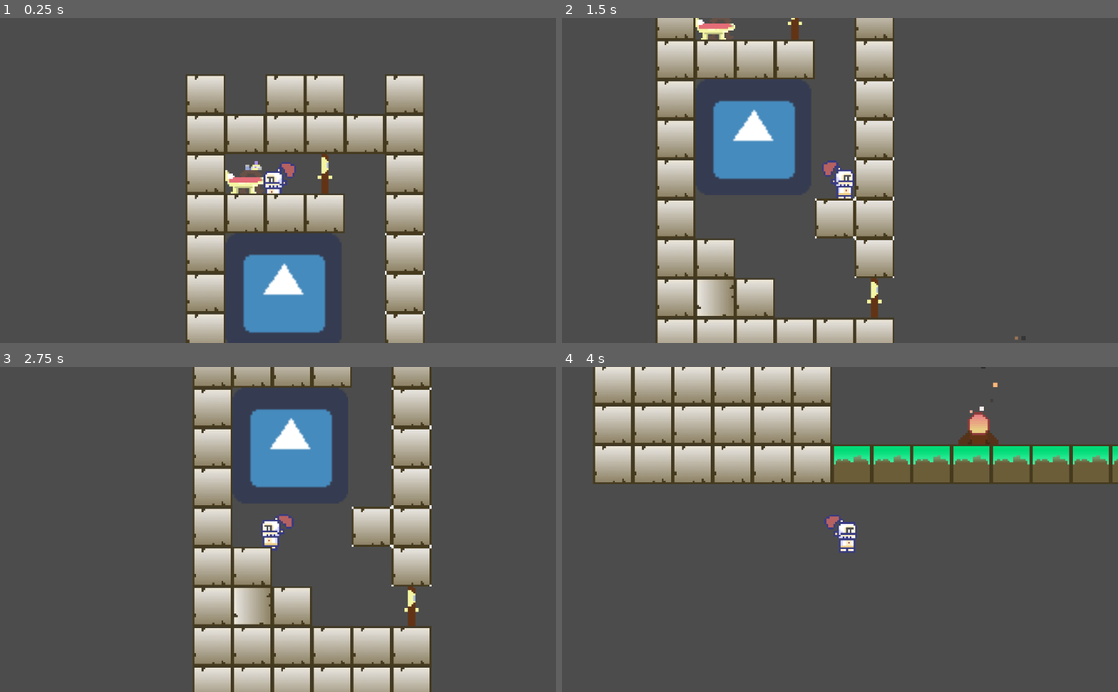
Above: before the commit, frames 1-4 (two rows, left to right).
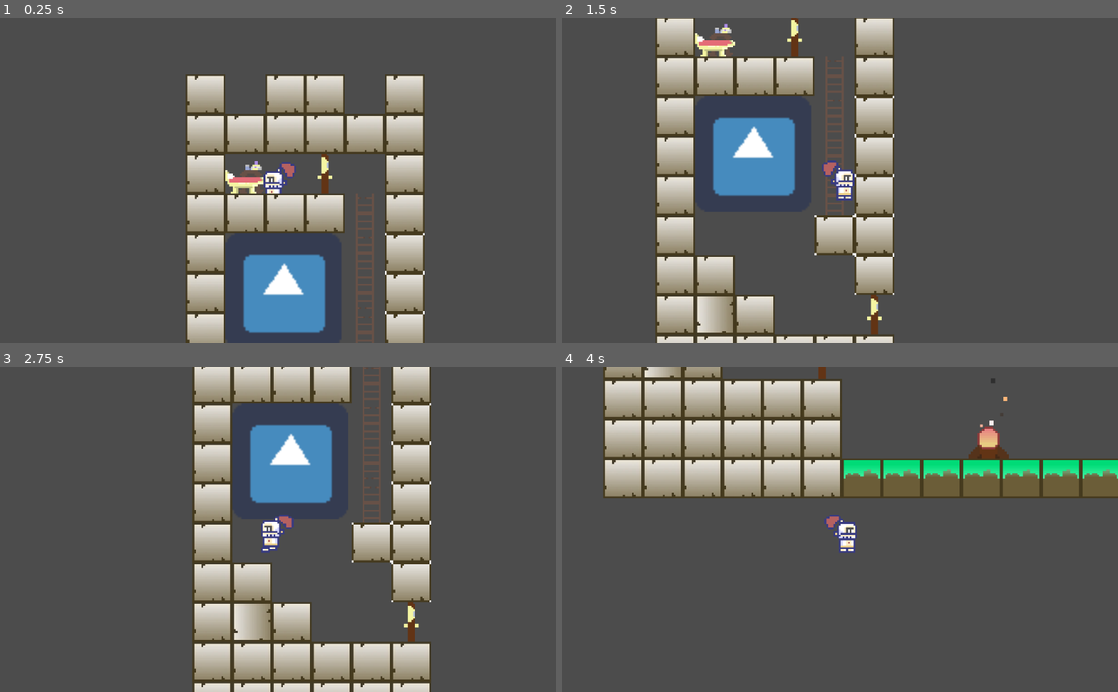
Above: after the commit, the same moments.

Repository: ltjastad/liamproject1
Game: Godot game, scene res://scenes/maingame/game.tscn
Same seed, same stepped clock (60 frames per second), same inputs: the game is played once before the commit and once after it. The engine's default icon, where the game draws it, is replaced by a stand-in: a white triangle on a blue panel in a dark square.
Inputs:
- Up to frame 1 (0.25 s): no input
- Up to frame 2 (1.5 s): hold Right (ui_right) from 0.53 s (still down); tap Up (ui_up) at 0.77 s
- Up to frame 3 (2.75 s): tap Up (ui_up) at 1.52 s; release Right (ui_right) at 2.03 s; hold Left (ui_left) from 2.03 s (still down)
- Up to frame 4 (4 s): release Left (ui_left) at 2.78 s; hold Right (ui_right) from 2.78 s (still down); tap Up (ui_up) at 3.02, 3.77 s

The runs differ from the first frame. In frame 1, 0.6% of the frame differs, in the area x 64-68%, y 54-100%; in frame 2, 25%; in frame 3, 26%, in the area x 34-78%, y 0-100%; in frame 4, 25%.

Commit message:
remove debug print, game scene decoration organized

Diff:
--- a/objects/player/player.gd
+++ b/objects/player/player.gd
@@ -57,7 +57,6 @@
 	for b in bodies:
 		if b.get_parent().has_method("is_climbable"):
 			climbing = true
-			print("climbing")
 			break
 
 	if climbing:
--- a/scenes/maingame/game.tscn
+++ b/scenes/maingame/game.tscn
@@ -1,22 +1,42 @@
-[gd_scene load_steps=5 format=2]
+[gd_scene load_steps=6 format=2]
 
 [ext_resource path="res://objects/player/player.tscn" type="PackedScene" id=1]
 [ext_resource path="res://scenes/maingame/game.gd" type="Script" id=2]
 [ext_resource path="res://tilesets/tileset1.tres" type="TileSet" id=3]
 [ext_resource path="res://objects/campfire/Campfire.tscn" type="PackedScene" id=4]
+[ext_resource path="res://objects/Ladder/Ladder.tscn" type="PackedScene" id=5]
 
 [node name="game" type="Node2D"]
 script = ExtResource( 2 )
 
-[node name="Campfire" parent="." instance=ExtResource( 4 )]
+[node name="decorations" type="Node2D" parent="."]
+
+[node name="Campfire" parent="decorations" instance=ExtResource( 4 )]
 position = Vector2( 301, 250 )
-scale = Vector2( -1.23438, 1.27381 )
+rotation = 3.14159
+scale = Vector2( 1.23438, -1.27381 )
+
+[node name="Ladder" parent="decorations" instance=ExtResource( 5 )]
+position = Vector2( 187, 143 )
+flip_horizontally = true
+flip_vertically = true
+
+[node name="Ladder2" parent="decorations" instance=ExtResource( 5 )]
+position = Vector2( 187, 121 )
+
+[node name="Ladder3" parent="decorations" instance=ExtResource( 5 )]
+position = Vector2( 187, 99 )
+rotation = 3.14159
+
+[node name="Ladder4" parent="decorations" instance=ExtResource( 5 )]
+position = Vector2( 187, 77 )
+rotation = -5.07036e-06
+flip_vertically = true
 
 [node name="player" parent="." instance=ExtResource( 1 )]
 position = Vector2( 139, 53 )
 movement_speed = 4000
 max_x_velocity = 5000
-gravity = 200
 jump_force = 17000
 
 [node name="camera" type="Camera2D" parent="."]
@@ -39,5 +59,6 @@
 [node name="level" type="TileMap" parent="."]
 tile_set = ExtResource( 3 )
 cell_size = Vector2( 22, 22 )
+show_collision = true
 format = 1
 tile_data = PoolIntArray( 4, 5, 0, 6, 5, 0, 7, 5, 0, 9, 5, 0, 65540, 5, 0, 65541, 5, 0, 65542, 5, 0, 65543, 5, 0, 65544 …(843 unchanged characters)…
